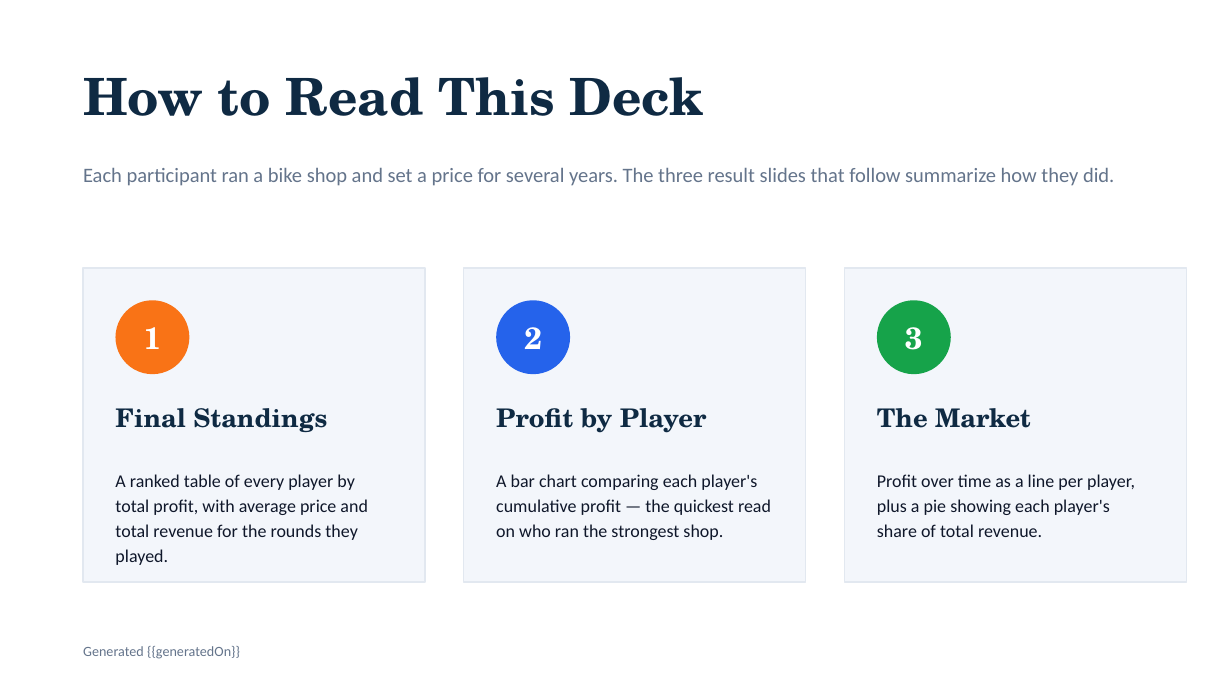
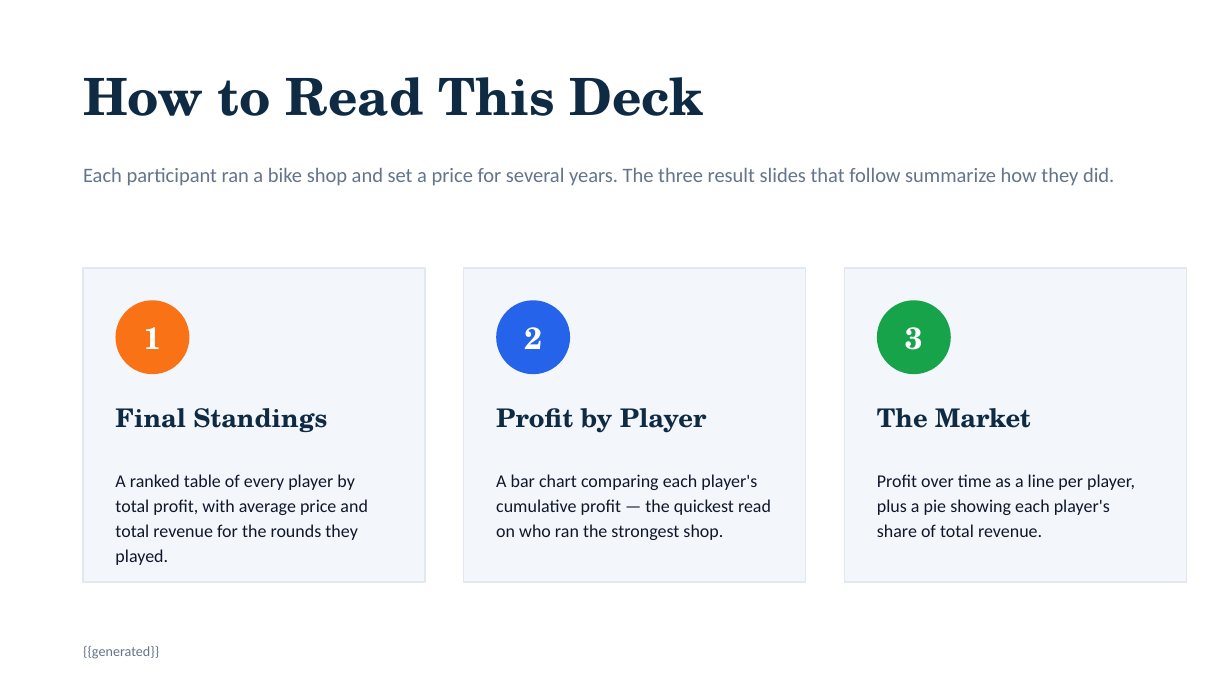
Before and after one commit to forio/dev-base-build, a slide deck: slide 2 of model/results-template.pptx. Drawn at 1232x693 pixels with LibreOffice and Linux fonts; fonts in the diff are those of the drawing. Boxes give left, top, right and bottom in pixels: in the first picture for what was removed or moved away, otherwise in the second. Text is boxed around its words. In the diff, an @@ line names an element or a change of style, - is before the commit and + after.

Commit message:
Robust text tokens + line-chart axis at bottom
- Pre-compose composite lines (summary, generated) in buildDocument() and use
  single whole-box {{token}}s in the template; the service corrupts multiple
  tokens sharing one paragraph (epicenter-1553)
- Line chart: value axis now crosses at its minimum so the category axis line
  and tick marks sit at the bottom, not on the zero line, when profit is negative

```diff
--- a/model/results-template.pptx
+++ b/model/results-template.pptx
@@ text at <box>83,646,159,659</box>: text changed @@
-Generated {{generatedOn}}
+{{generated}}
```
Also in this commit, not shown: 1 other slide changed, 2 other files.
